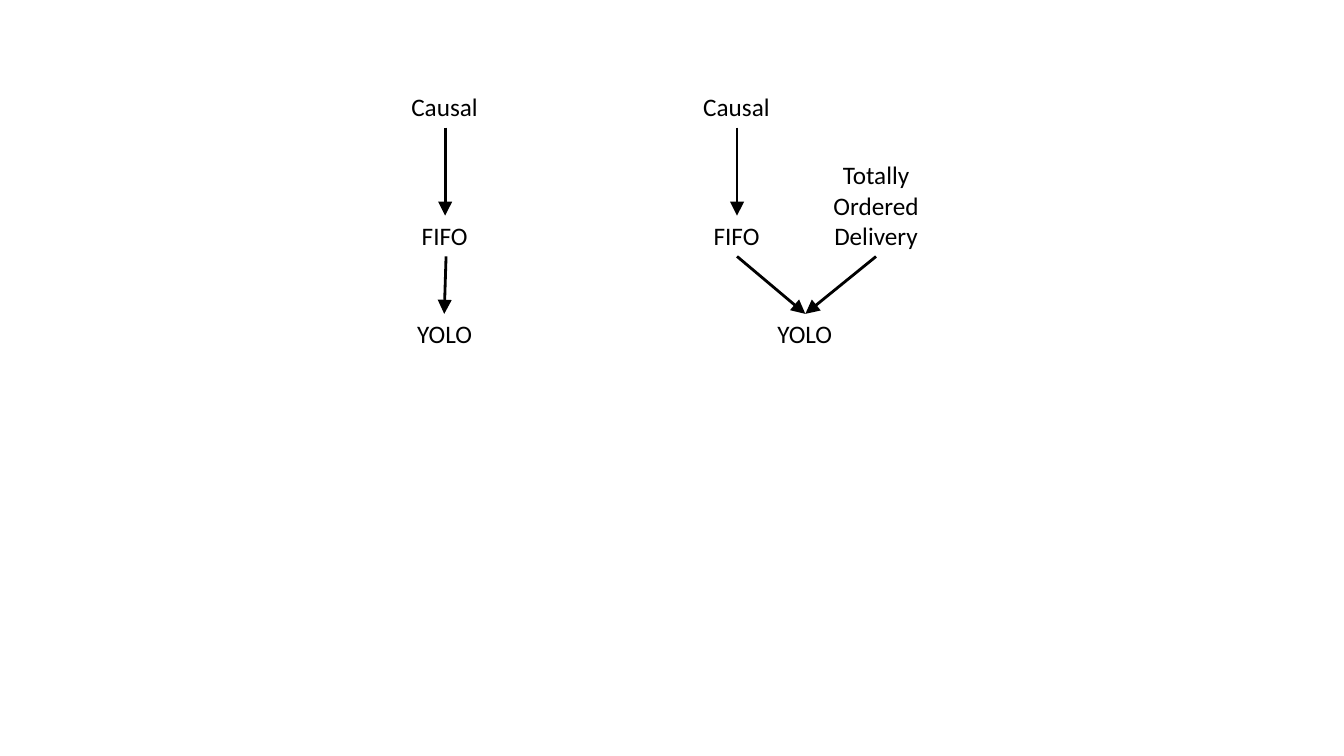
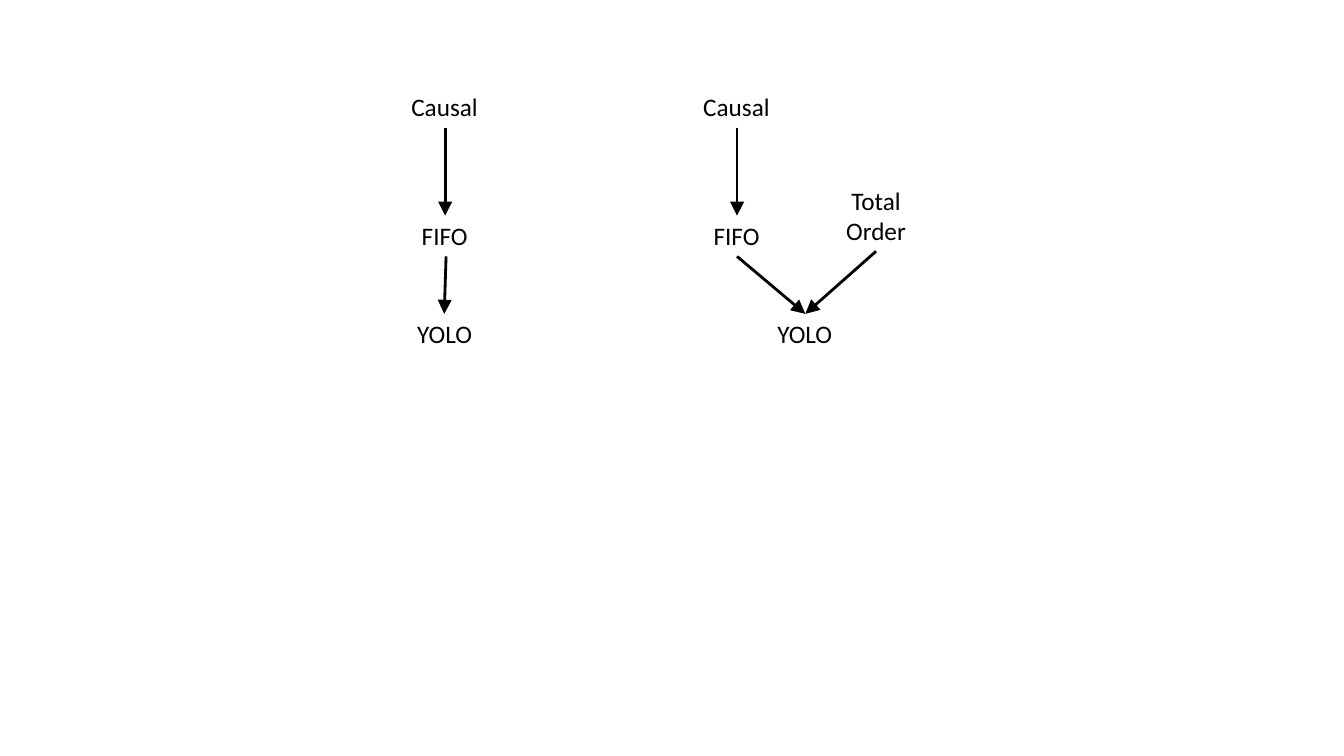
Before and after one commit to ChrisWhealy/DistributedSystemNotes, a slide deck: slide 57 of img/Diagrams.pptx. Drawn at 1344x756 pixels with LibreOffice and Linux fonts; fonts in the diff are those of the drawing. Boxes give left, top, right and bottom in pixels: in the first picture for what was removed or moved away, otherwise in the second. Text is boxed around its words. In the diff, an @@ line names an element or a change of style, - is before the commit and + after.

```diff
--- a/img/Diagrams.pptx
+++ b/img/Diagrams.pptx
@@ text at (x1=846, y1=192, x2=906, y2=240): text changed @@
-Totally
-Ordered
-Delivery
+Total
+Order
@@ arrow moved from (876, 256) - (806, 314) to (876, 251) - (806, 314) @@
```
Also in this commit, not shown: 2 other slides changed, 6 slides added, 1 slide removed, 20 other files.
